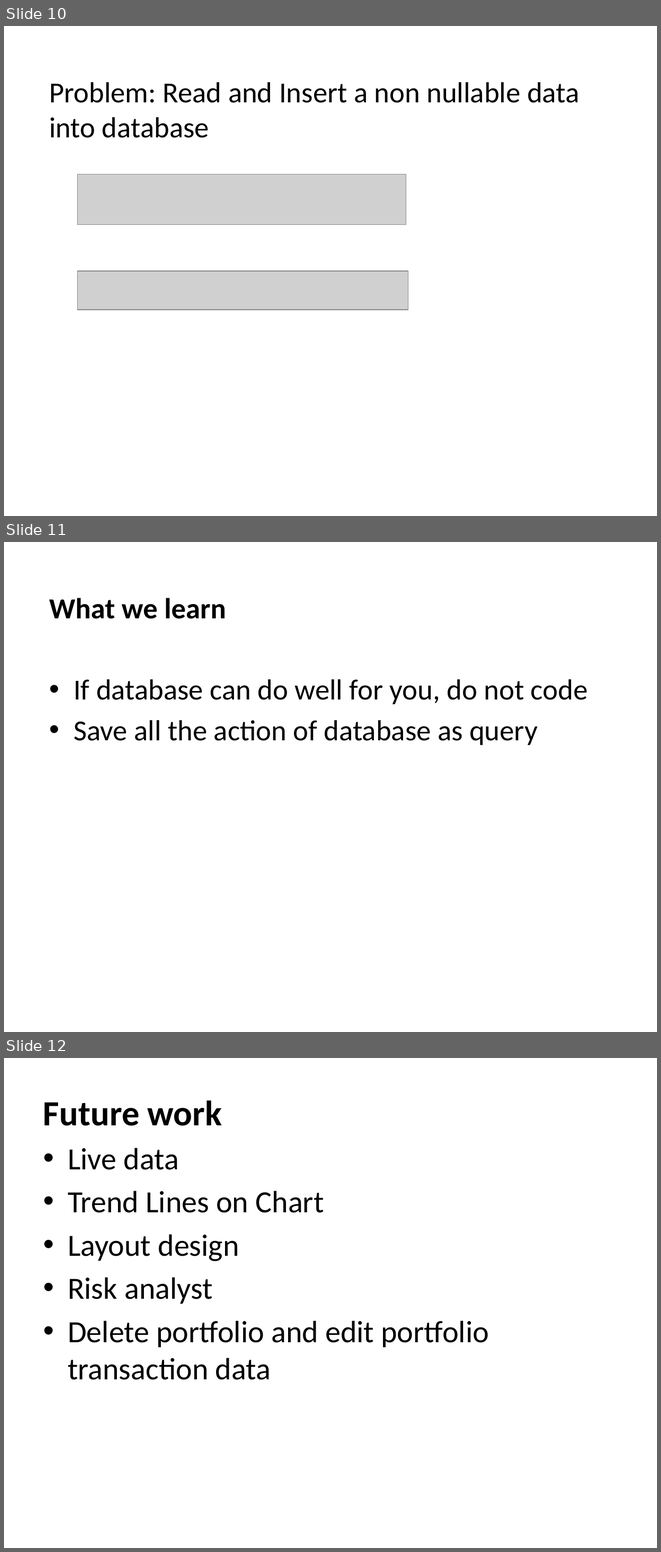
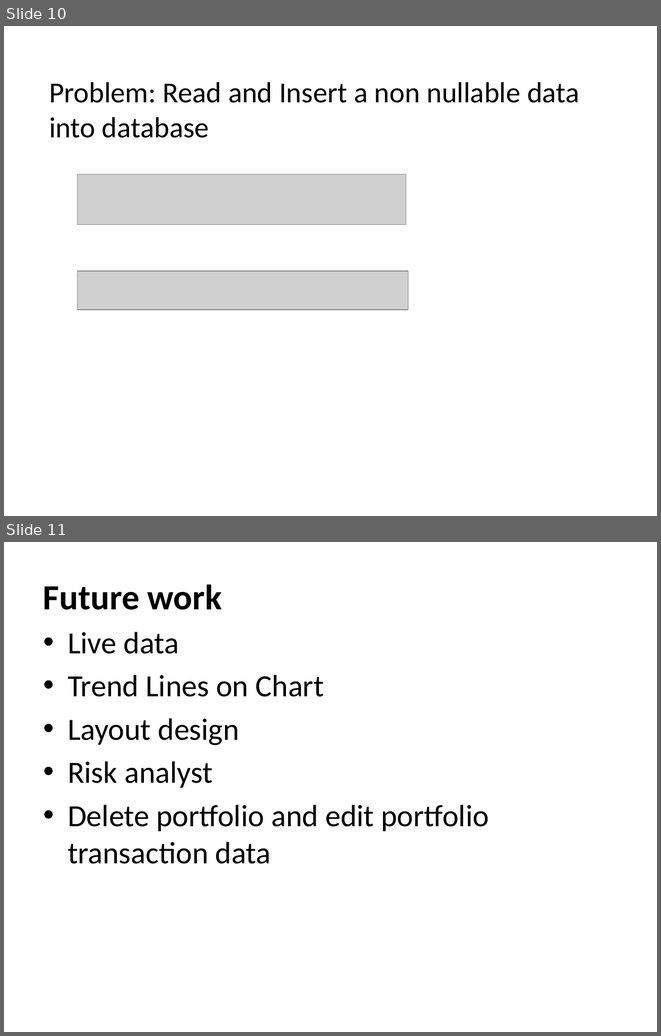
Before and after one commit to IPD8-guofeng/dotnet-group-project, a slide deck: Stock trade and analyst system.pptx. Shown one above the other, each under a label of ours: slides 10, 11 and 12 before the commit, slides 10 and 11 after it. The pictures are 661x1552 and 661x1036 pixels, drawn with LibreOffice and Linux fonts; fonts in the diff are those of the drawing; grey boxes stand for pictures. Boxes give left, top, right and bottom in pixels: in the first picture for what was removed or moved away, otherwise in the second. Text is boxed around its words. In the diff, an @@ line names an element or a change of style, - is before the commit and + after.

```diff
--- a/Stock trade and analyst system.pptx
+++ b/Stock trade and analyst system.pptx
@@ slide 11 removed at <box>4,542,657,1032</box>, background #FFFFFF @@
@@ text removed at <box>49,598,588,745</box> @@
-What we learn
-• If database can do well for you, do not code
-• Save all the action of database as query
@@ what was slide 12 is now slide 11 @@
```
Also in this commit, not shown: 5 slides changed, 1 other file.
